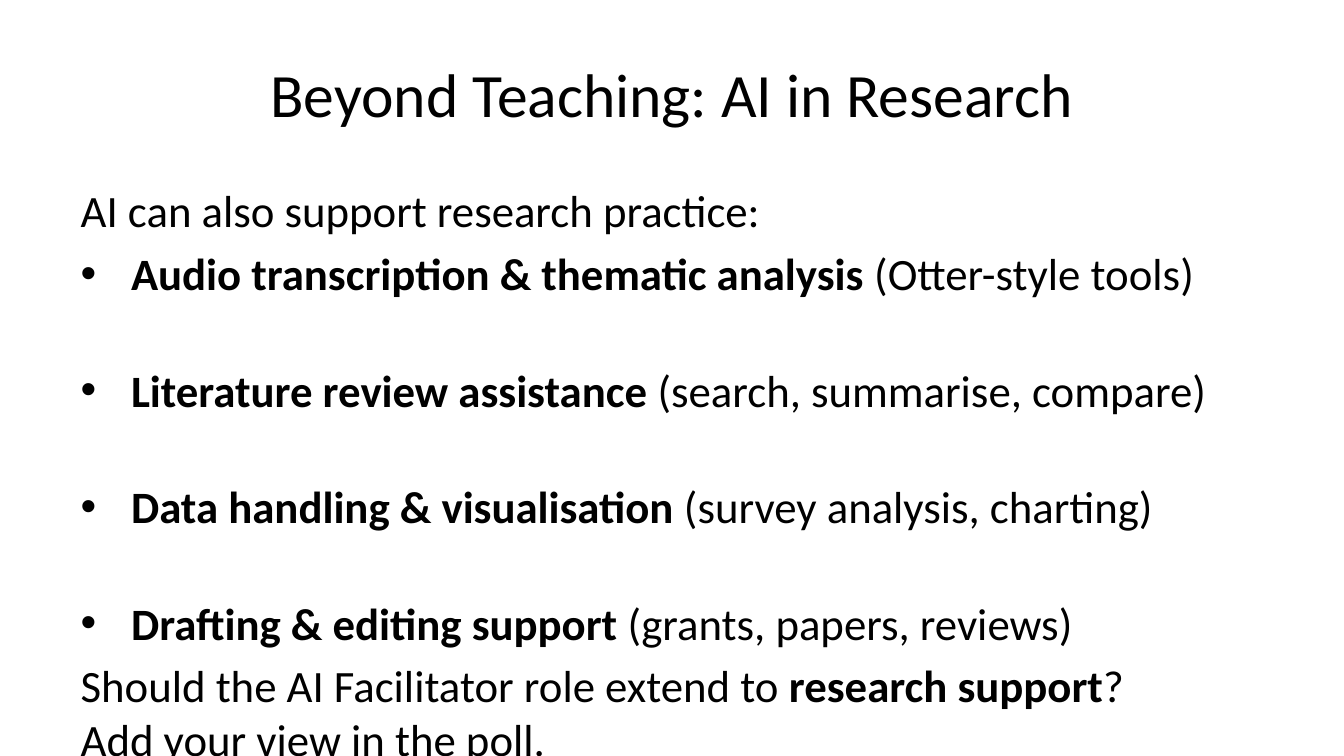
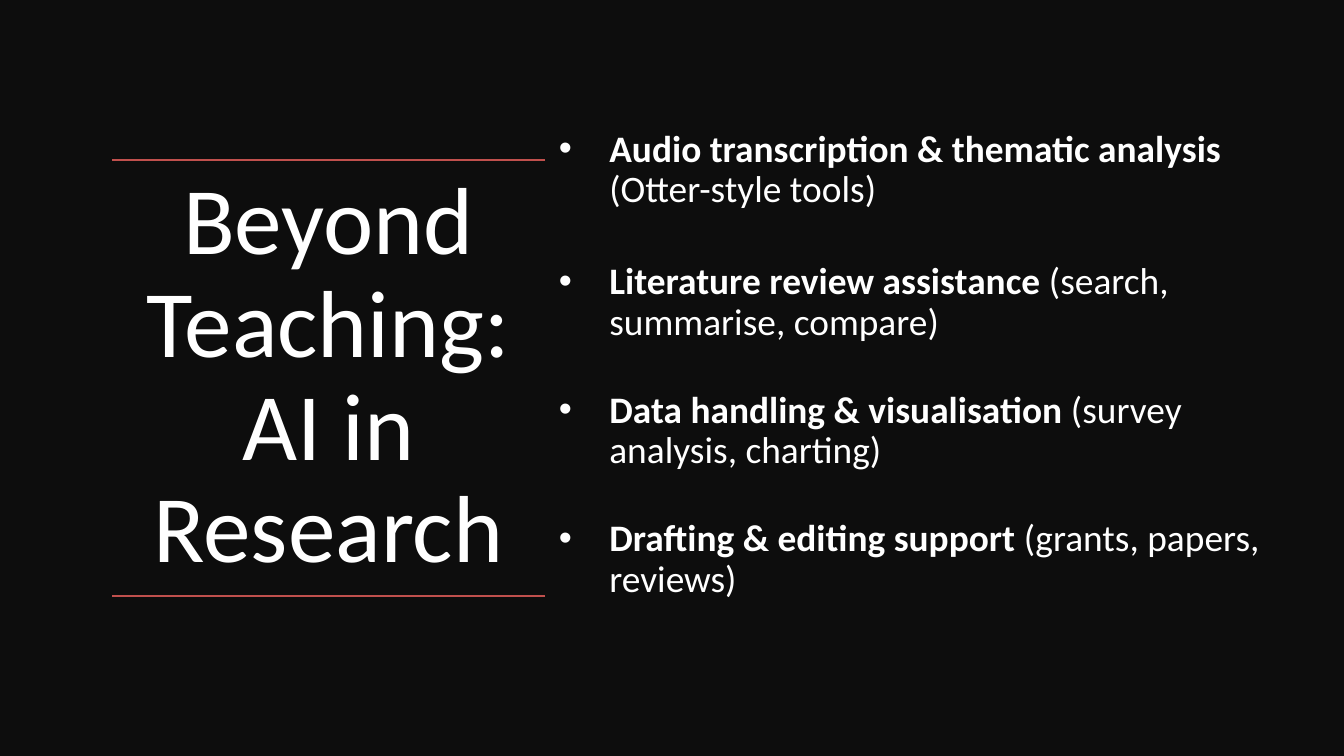
Before and after one commit to michaelborck-education/michaelborck.education, a slide deck: slide 9 of ai/downloads/presentation.pptx (slide 10 before the commit). Drawn at 1344x756 pixels with LibreOffice and Linux fonts; fonts in the diff are those of the drawing. Boxes give left, top, right and bottom in pixels: in the first picture for what was removed or moved away, otherwise in the second. Text is boxed around its words. In the diff, an @@ line names an element or a change of style, - is before the commit and + after.

```diff
--- a/ai/downloads/presentation.pptx
+++ b/ai/downloads/presentation.pptx
@@ rectangle added at [0,0,1344,755], fill #0D0D0D @@
@@ text "Audio transcription & thematic analysis ...": place and size @@
-text "Audio transcription & thematic analysis ..." at [81,196,1206,709]
+text "Audio transcription & thematic analysis ..." at [609,135,1259,597]
@@ text "Audio transcription & thematic analysis ..." at [609,135,1259,597]: size 24 to 20 pt, text colour #000000 to #FFFFFF; line spacing 1 to 0.9; vertical alignment top to middle @@
@@ title "Beyond Teaching: AI in Research": place and size @@
-title "Beyond Teaching: AI in Research" at [271,74,1073,128]
+title "Beyond Teaching: AI in Research" at [147,188,510,563]
@@ title "Beyond Teaching: AI in Research" at [147,188,510,563]: size 33 to 51 pt, text colour #000000 to #FFFFFF; line spacing 1 to 0.9 @@
@@ line added from (546, 160) to (112, 160), #C0504D 1 pt @@
@@ text at [81,196,760,235]: paragraph removed @@
-AI can also support research practice:
@@ line added from (546, 597) to (112, 597), #C0504D 1 pt @@
@@ text at [81,670,1124,709]: paragraph removed @@
-Should the AI Facilitator role extend to research support?
-Add your view in the poll.
```
Also in this commit, not shown: 10 other slides changed, 2 slides removed, 1 other file.
